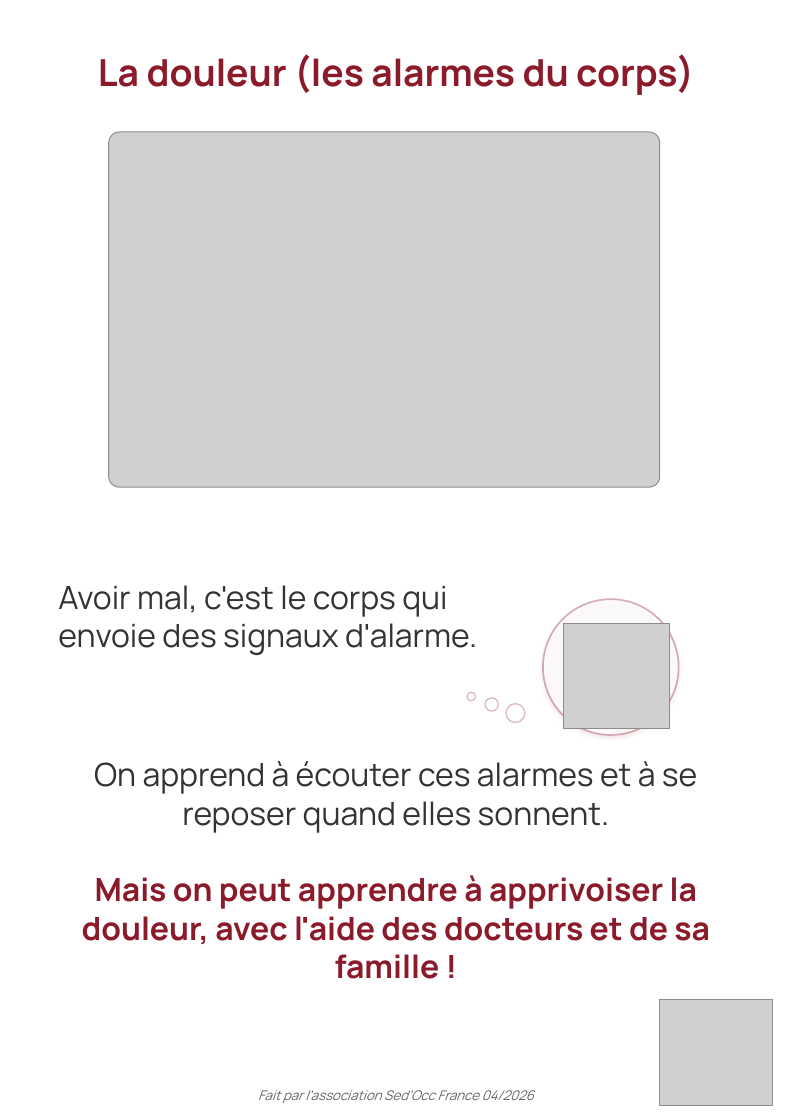
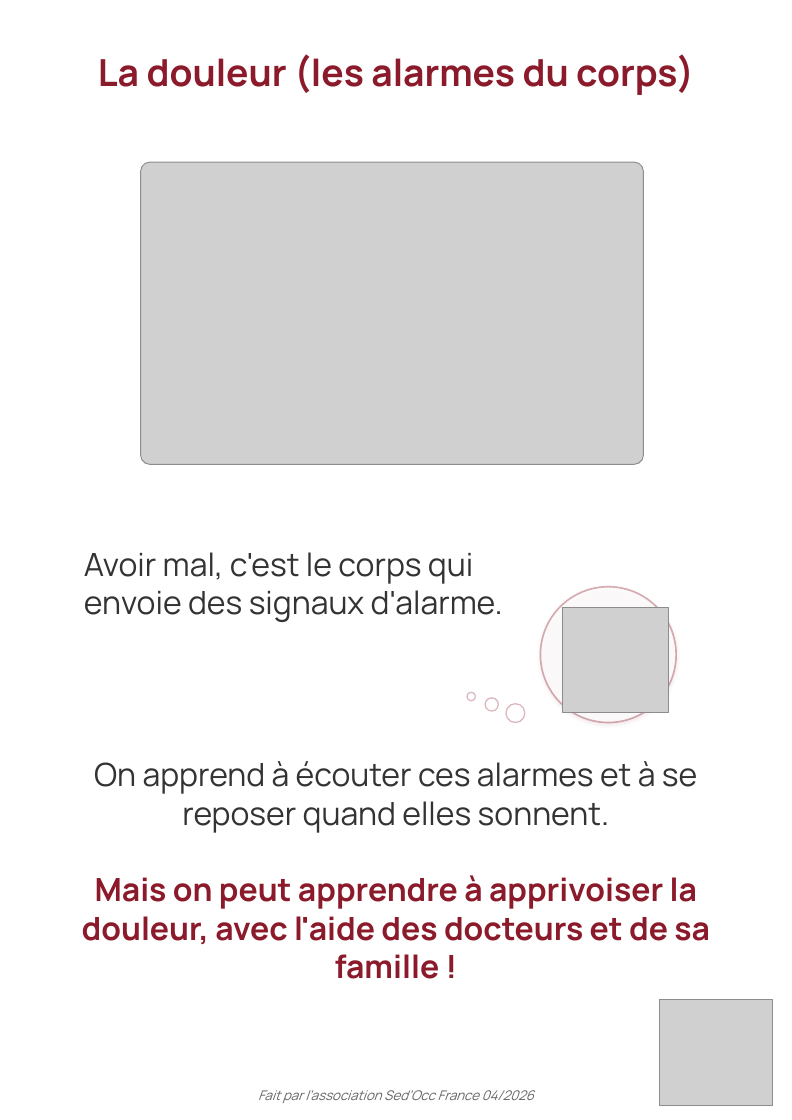
Before and after one commit to Therese-Borin-Pepe/sedocc-site, a slide deck: slide 5 of documents/Livret-SED-enfant-SedOcc.pptx. Drawn at 792x1120 pixels with LibreOffice and Linux fonts; fonts in the diff are those of the drawing; grey boxes stand for pictures; background and template pictures are left out. Boxes give left, top, right and bottom in pixels: in the first picture for what was removed or moved away, otherwise in the second. Text is boxed around its words. In the diff, an @@ line names an element or a change of style, - is before the commit and + after.

```diff
--- a/documents/Livret-SED-enfant-SedOcc.pptx
+++ b/documents/Livret-SED-enfant-SedOcc.pptx
@@ picture: place and size @@
-picture at [109, 132, 660, 487]
+picture at [141, 162, 644, 464]
@@ text "Avoir mal, c'est le corps ...": place and size @@
-text "Avoir mal, c'est le corps ..." at [58, 585, 477, 655]
+text "Avoir mal, c'est le corps ..." at [84, 552, 503, 622]
@@ ellipse: place and size @@
-ellipse at [543, 599, 679, 735]
+ellipse at [540, 586, 676, 722]
@@ picture: place and size @@
-picture at [564, 623, 669, 729]
+picture at [563, 607, 668, 713]
```
Also in this commit, not shown: 5 other slides changed, 3 other files.
